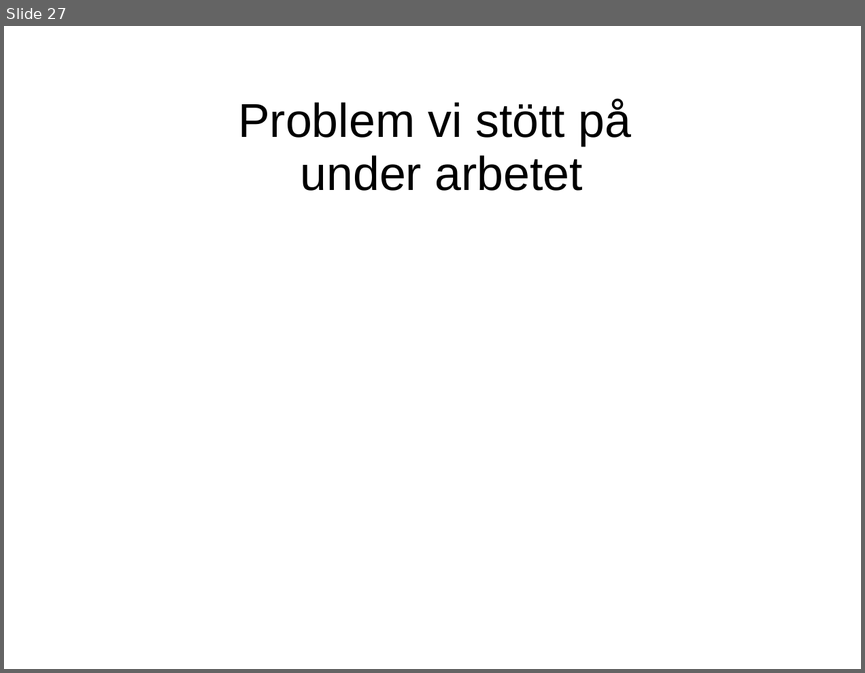
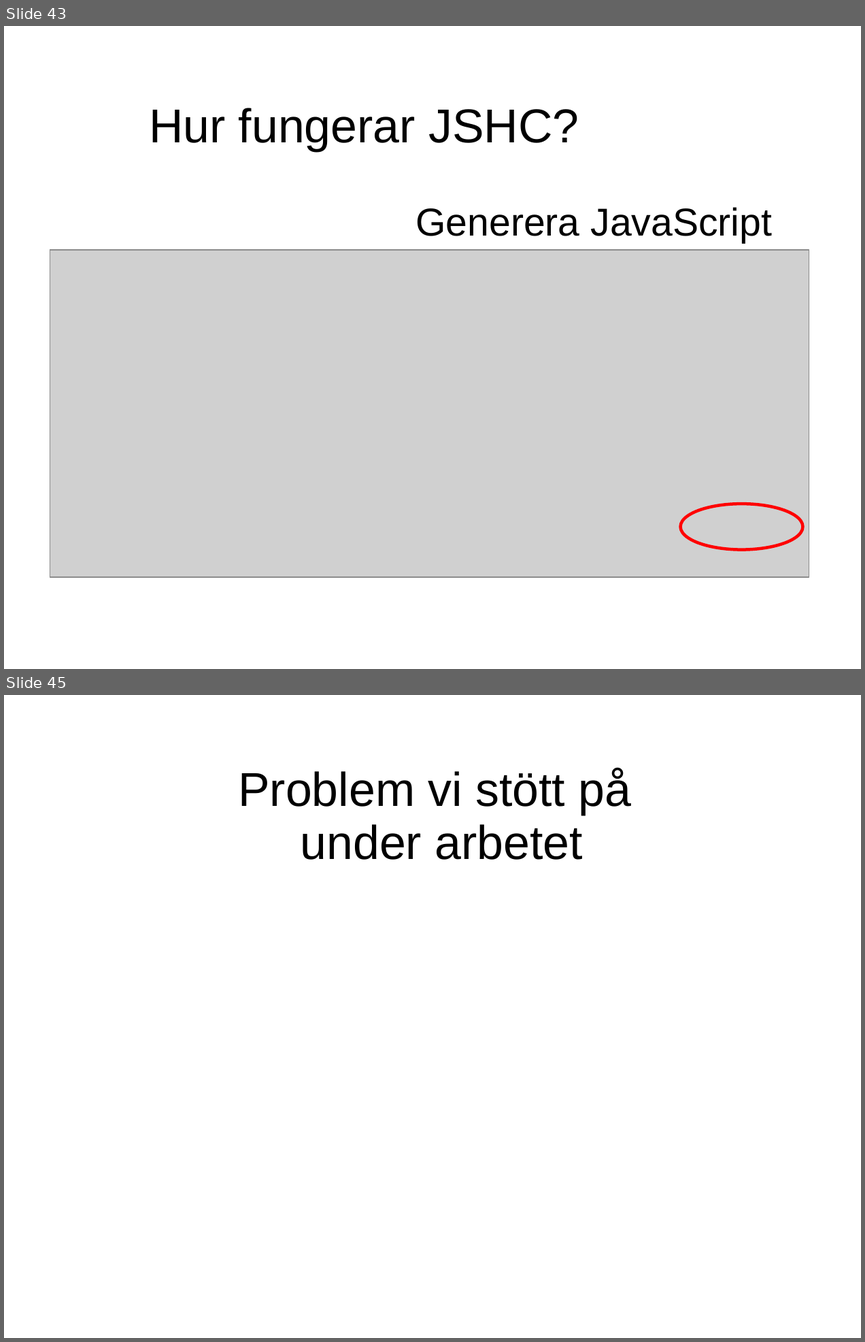
Before and after one commit to evilcandybag/JSHC, a slide deck: report/presentation.ppt. Shown one above the other, each under a label of ours: slide 27 before the commit, slides 43 and 45 after it; the slides between them are not shown. The pictures are 865x673 and 865x1342 pixels, drawn with LibreOffice and Linux fonts; fonts in the diff are those of the drawing; grey boxes stand for pictures. Boxes give left, top, right and bottom in pixels: in the first picture for what was removed or moved away, otherwise in the second. Text is boxed around its words. In the diff, an @@ line names an element or a change of style, - is before the commit and + after.

```diff
--- a/report/presentation.ppt
+++ b/report/presentation.ppt
@@ slide 43 added at bbox=[4, 26, 861, 669], background #FFFFFF @@
@@ text added at bbox=[149, 108, 579, 151], 44 pt, text #000000 @@
+Hur fungerar JSHC?
@@ text added at bbox=[415, 207, 772, 243], 36 pt, text #000000 @@
+Generera JavaScript
@@ picture added at bbox=[50, 250, 808, 577] @@
@@ ellipse added at bbox=[681, 503, 802, 549], outline #FF0000 2.83 pt @@
@@ what was slide 27 is now slide 45 @@
```
Also in this commit, not shown: 3 slides changed, 18 other slides added, 1 slide removed.
